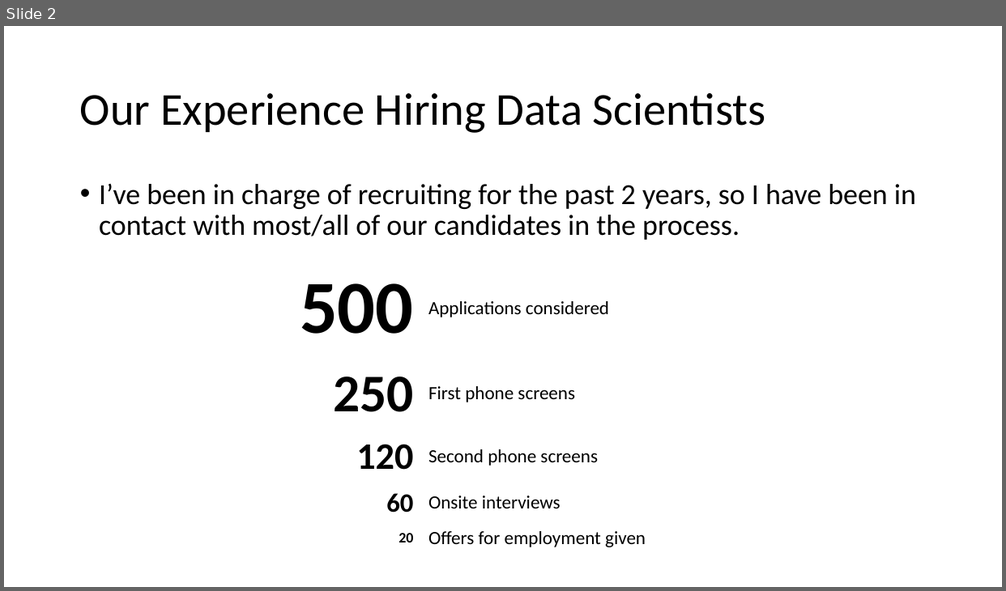
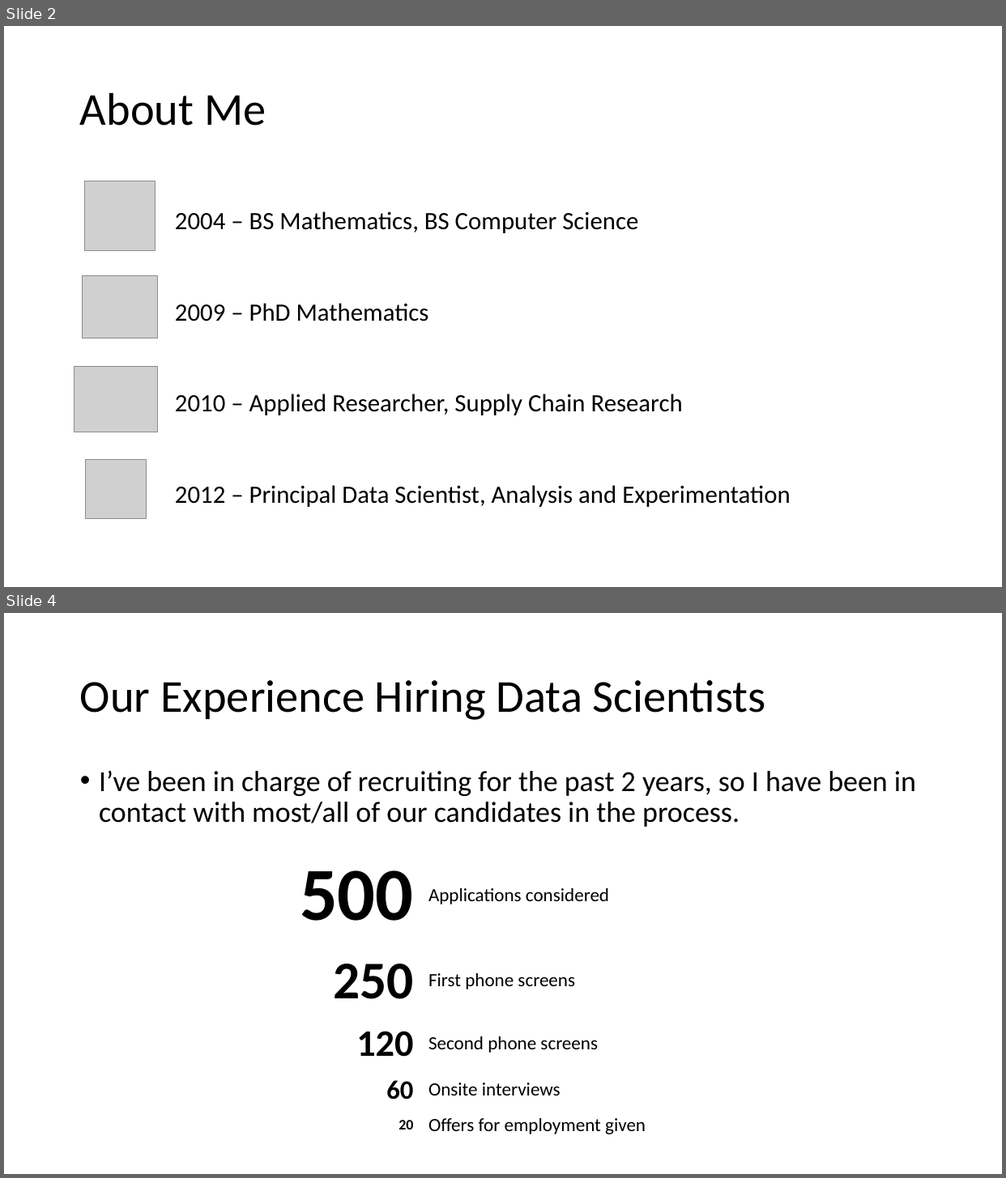
Before and after one commit to paulraff/2016JointMeetings, a slide deck: Preparing Mathematicians for Data Science Careers.pptx. Shown one above the other, each under a label of ours: slide 2 before the commit, slides 2 and 4 after it; the slides between them are not shown. The pictures are 1006x591 and 1006x1178 pixels, drawn with LibreOffice and Linux fonts; fonts in the diff are those of the drawing; grey boxes stand for pictures. Boxes give left, top, right and bottom in pixels: in the first picture for what was removed or moved away, otherwise in the second. Text is boxed around its words. In the diff, an @@ line names an element or a change of style, - is before the commit and + after.

```diff
--- a/Preparing Mathematicians for Data Science Careers.pptx
+++ b/Preparing Mathematicians for Data Science Careers.pptx
@@ slide 2 added at box(4, 26, 1002, 587), background #FFFFFF @@
@@ title added at box(80, 92, 266, 126), 44 pt, text #000000 @@
+About Me
@@ table added at box(73, 176, 934, 535), 4 rows, 2 columns @@
+ | 2004 – BS Mathematics, BS Computer Science
+ | 2009 – PhD Mathematics
+ | 2010 – Applied Researcher, Supply Chain Research
+ | 2012 – Principal Data Scientist, Analysis and Experimentation
@@ picture added at box(85, 181, 155, 250) @@
@@ picture added at box(83, 275, 157, 338) @@
@@ picture added at box(74, 367, 157, 433) @@
@@ picture added at box(86, 459, 147, 518) @@
@@ what was slide 2 is now slide 4 @@
```
Also in this commit, not shown: 7 slides changed, 4 other slides added, 2 slides removed.
